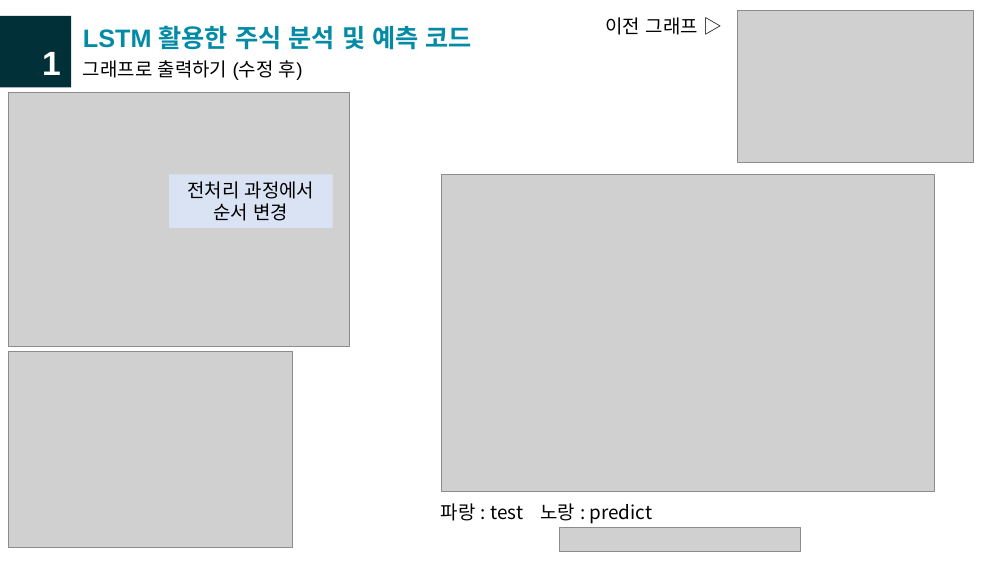
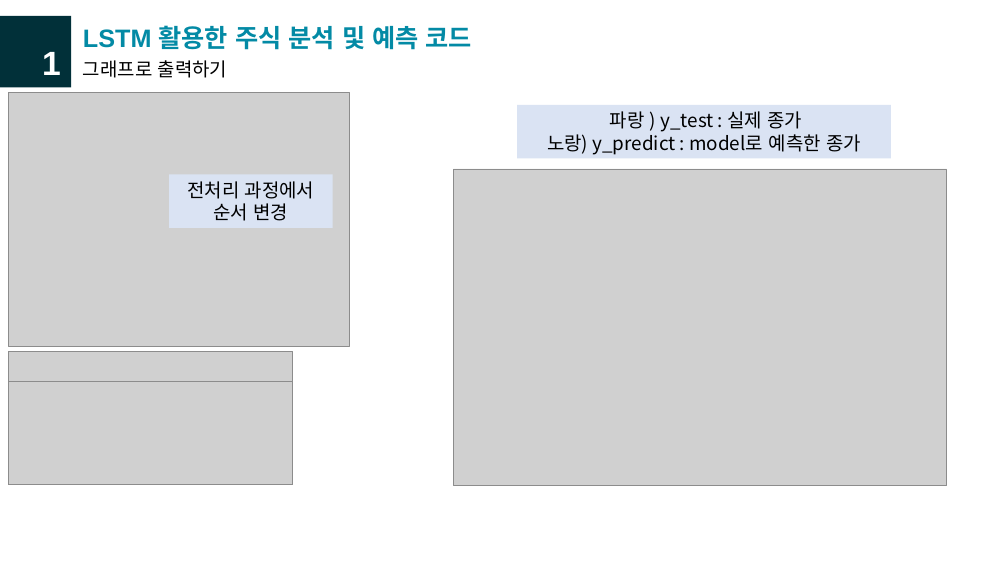
Before and after one commit to DeveloperHailie/lstm_stock-prediction, a slide deck: slide 9 of 코드 수정 과정(한이음 중간 발표 자료).pptx (slide 10 before the commit). Drawn at 1008x567 pixels with LibreOffice and Linux fonts; fonts in the diff are those of the drawing; grey boxes stand for pictures. Boxes give left, top, right and bottom in pixels: in the first picture for what was removed or moved away, otherwise in the second. Text is boxed around its words. In the diff, an @@ line names an element or a change of style, - is before the commit and + after.

Commit message:
수정

```diff
--- a/코드 수정 과정(한이음 중간 발표 자료).pptx
+++ b/코드 수정 과정(한이음 중간 발표 자료).pptx
@@ text removed at bbox=[606, 17, 698, 35] @@
-이전 그래프 ▷
@@ picture removed at bbox=[738, 11, 974, 162] @@
@@ text at bbox=[83, 60, 228, 78]: text changed @@
-그래프로 출력하기 (수정 후)
+그래프로 출력하기
@@ rectangle added at bbox=[517, 105, 892, 159], fill #DAE3F3, 18 pt, text #000000 @@
+파랑 ) y_test : 실제 종가
+노랑) y_predict : model로 예측한 종가
@@ picture: place and size @@
-picture at bbox=[442, 175, 935, 492]
+picture at bbox=[454, 169, 948, 486]
@@ picture added at bbox=[8, 382, 293, 485] @@
@@ rectangle added at bbox=[8, 486, 293, 548], fill #FFFFFF, outline #FFFFFF 1 pt @@
@@ text removed at bbox=[441, 503, 653, 524] @@
-파랑 : test 노랑 : predict
@@ picture removed at bbox=[560, 528, 801, 551] @@
```
Also in this commit, not shown: 2 other slides changed, 1 slide added, 1 slide removed, 1 other file.
